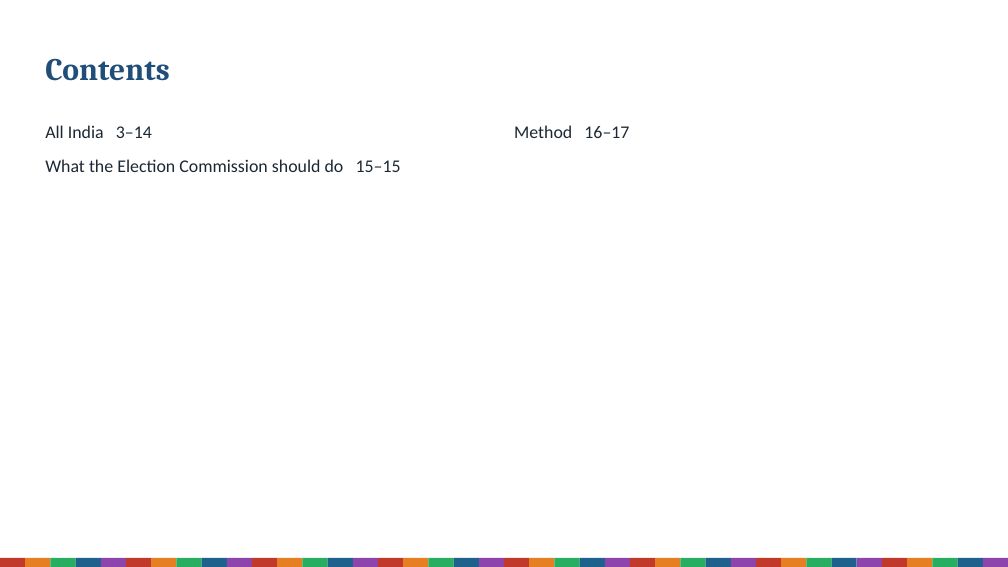
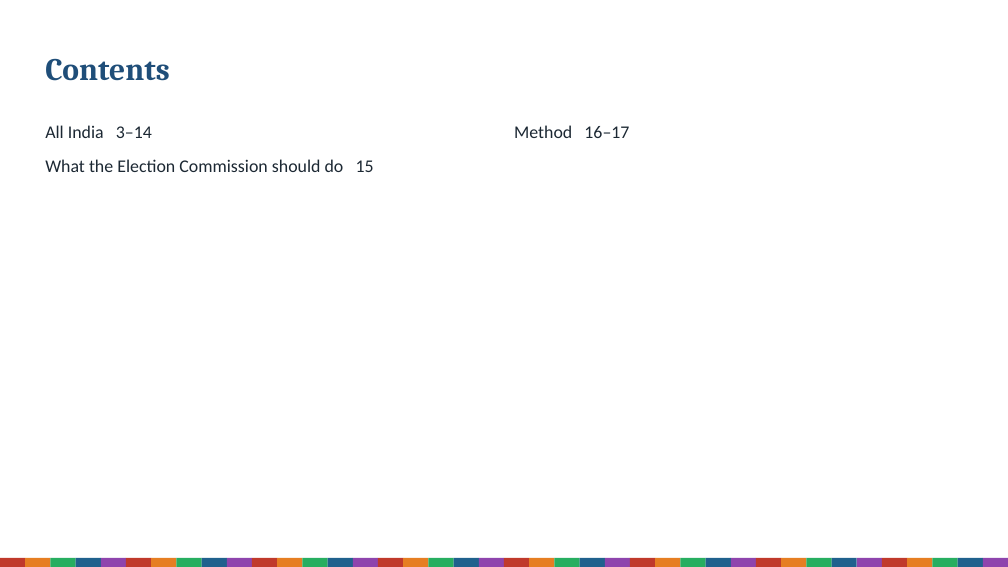
Before and after one commit to Varnasr/INDIA-DATA, a slide deck: slide 2 of reports/sir-india-deck.pptx. Drawn at 1008x567 pixels with LibreOffice and Linux fonts; fonts in the diff are those of the drawing. Boxes give left, top, right and bottom in pixels: in the first picture for what was removed or moved away, otherwise in the second. Text is boxed around its words. In the diff, an @@ line names an element or a change of style, - is before the commit and + after.

```diff
--- a/reports/sir-india-deck.pptx
+++ b/reports/sir-india-deck.pptx
@@ text at box(45, 159, 374, 172): text changed @@
-What the Election Commission should do 15–15
+What the Election Commission should do 15
```
Also in this commit, not shown: 3 other files.
